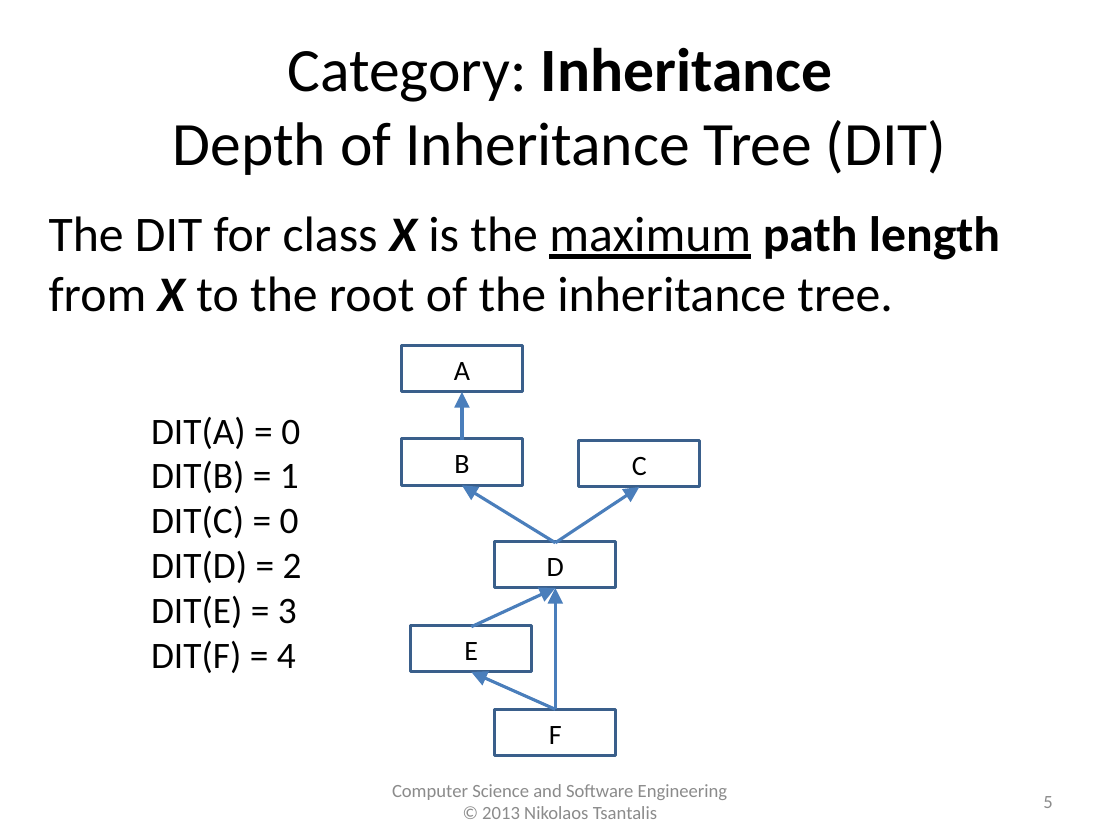
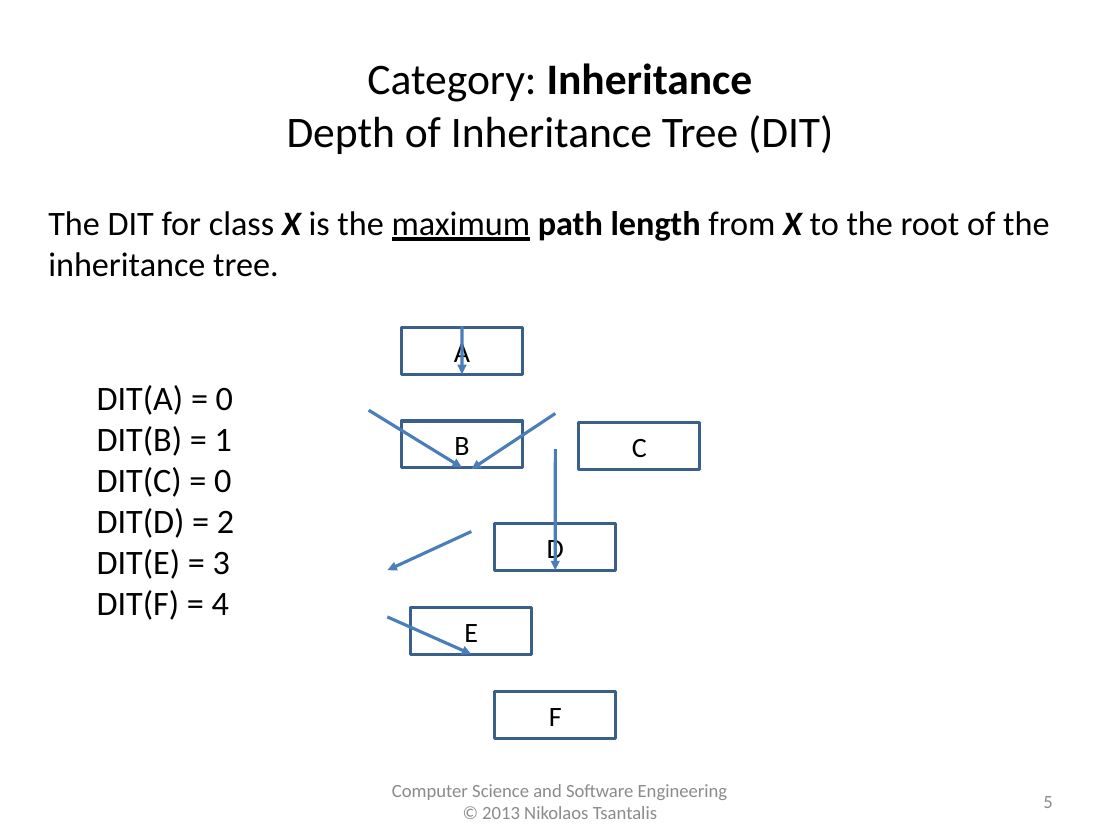
Before and after one commit to tajmilur-rahman/SOEN6611, a slide deck: slide 5 of lectures/lec3/Object-Oriented_Metrics_CK.pptx. Drawn at 1120x840 pixels with LibreOffice and Linux fonts; fonts in the diff are those of the drawing. Boxes give left, top, right and bottom in pixels: in the first picture for what was removed or moved away, otherwise in the second. Text is boxed around its words. In the diff, an @@ line names an element or a change of style, - is before the commit and + after.

Commit message:
project data files updated. class lectures updated.

```diff
--- a/lectures/lec3/Object-Oriented_Metrics_CK.pptx
+++ b/lectures/lec3/Object-Oriented_Metrics_CK.pptx
@@ text at [287,63,833,154]: text changed; size 39.6 to 28 pt @@
-Category: Inheritance
-Depth of Inheritance Tree (DIT)
+Category: Inheritance
+Depth of Inheritance Tree (DIT)
@@ text "The DIT for class X ..." at [48,211,1049,277]: size 32 to 22 pt; less space between paragraphs @@
@@ arrow moved from (461, 440) - (461, 392) to (463, 326) - (461, 374) @@
@@ arrow (463, 326) - (461, 374): stroke #4B7EBC 2 pt to #4A7EBB 2.01 pt @@
@@ text "DIT(A) = 0": place and size @@
-text "DIT(A) = 0" at [151,417,302,673]
+text "DIT(A) = 0" at [97,385,234,620]
@@ text "DIT(A) = 0" at [97,385,234,620]: size 24 to 22 pt @@
@@ arrow added from (368, 410) to (461, 467), #4A7EBB 2.01 pt @@
@@ arrow moved from (556, 543) - (461, 485) to (556, 413) - (472, 469) @@
@@ arrow (556, 413) - (472, 469): stroke #4B7EBC 2 pt to #4A7EBB 2.01 pt @@
@@ arrow moved from (556, 709) - (556, 588) to (556, 449) - (556, 570) @@
@@ arrow (556, 449) - (556, 570): stroke #4B7EBC 2 pt to #4A7EBB 2.01 pt @@
@@ 5 texts, 2 rectangles: place and size @@
-5 texts, 2 rectangles at [401,362,700,744]
+5 texts, 2 rectangles at [401,339,700,726]
@@ outline #3A5F8C 2 pt to #3A5F8B 2.01 pt in 6 elements at [401,328,522,375], [495,524,616,571], [411,608,532,655], [495,692,616,739], [401,421,522,468], [579,422,700,469] @@
@@ arrow removed from (556, 543) to (640, 487) @@
@@ arrow added from (472, 532) to (388, 570), #4A7EBB 2.01 pt @@
@@ arrow moved from (472, 627) - (556, 588) to (388, 617) - (472, 654) @@
@@ arrow (388, 617) - (472, 654): stroke #4B7EBC 2 pt to #4A7EBB 2.01 pt @@
@@ arrow removed from (556, 709) to (472, 672) @@
@@ 4 rectangles, 1 text: place and size @@
-4 rectangles, 1 text at [401,345,647,756]
+4 rectangles, 1 text at [401,328,647,739]
```
Also in this commit, not shown: 20 other slides changed, 9 other files.
